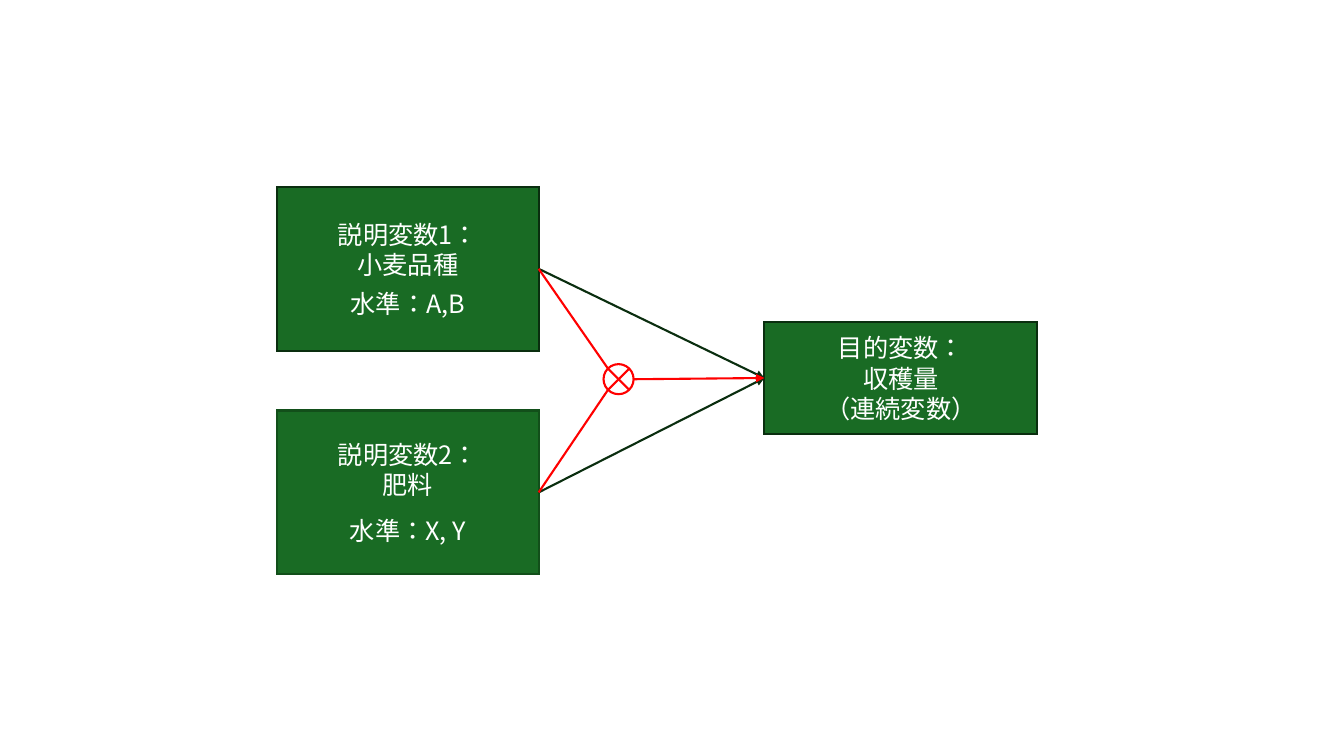
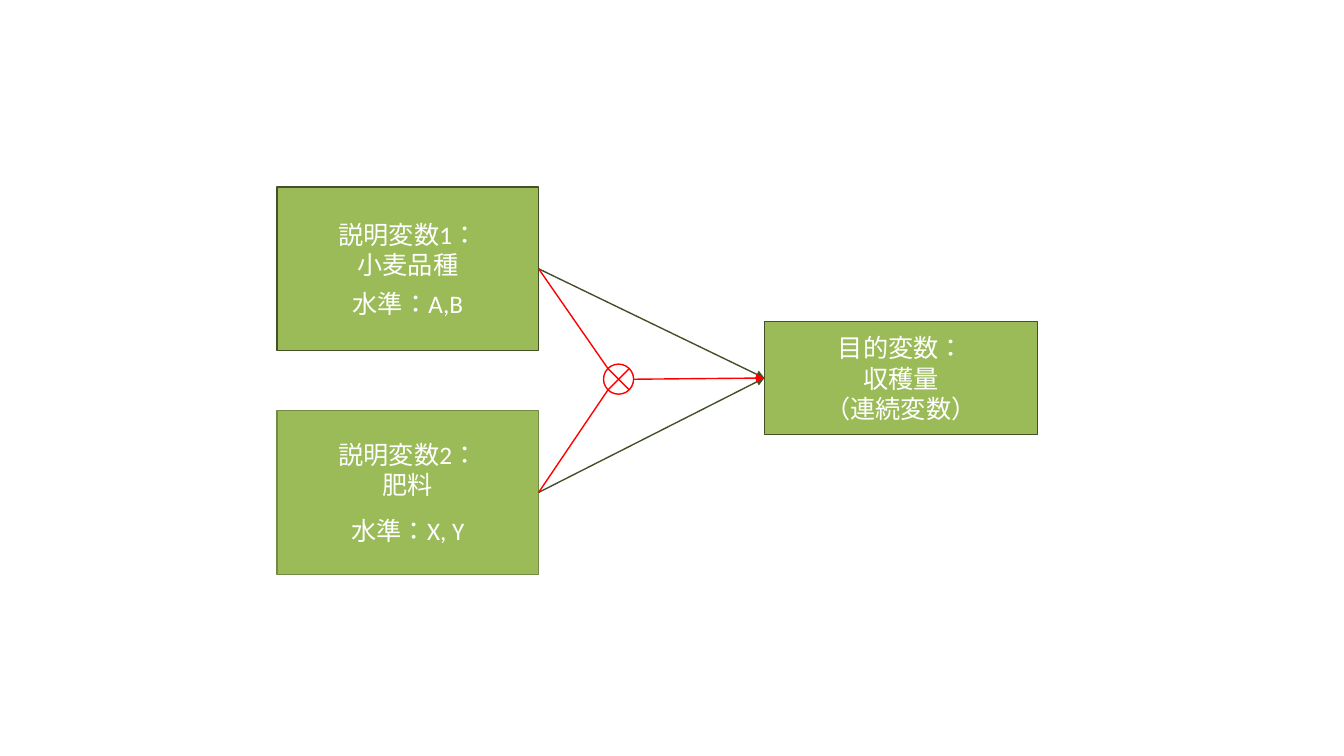
Before and after one commit to b-fujino/RLessonText, a slide deck: slide 8 of Img/AnovaModeling.pptx (slide 7 before the commit). Drawn at 1344x756 pixels with LibreOffice and Linux fonts; fonts in the diff are those of the drawing. Boxes give left, top, right and bottom in pixels: in the first picture for what was removed or moved away, otherwise in the second. Text is boxed around its words. In the diff, an @@ line names an element or a change of style, - is before the commit and + after.

```diff
--- a/Img/AnovaModeling.pptx
+++ b/Img/AnovaModeling.pptx
@@ rectangle "説明変数1： 小麦品種" at [277,187,538,350]: font Noto Sans CJK JP to Calibri; fill #196B24 to #9BBB59; outline #0B2F10 1.5 pt to #445227 1 pt @@
@@ arrow (538, 269) - (764, 378): stroke #0B2F10 1.5 pt to #445227 1 pt @@
@@ line (538, 269) - (608, 369): stroke #FF0000 1.5 pt to #FF0000 1 pt @@
@@ rectangle "目的変数：" at [764,322,1037,435]: font Noto Sans CJK JP to Calibri; fill #196B24 to #9BBB59; outline #0B2F10 1.5 pt to #445227 1 pt @@
@@ arrow (538, 493) - (764, 378): stroke #0B2F10 1.5 pt to #445227 1 pt @@
@@ arrow (634, 379) - (764, 378): stroke #FF0000 1.5 pt to #FF0000 1 pt @@
@@ rectangle "説明変数2： 肥料" at [277,410,538,574]: font Noto Sans CJK JP to Calibri; fill #196B24 to #9BBB59; outline #124F1B 1.5 pt to #738A42 1 pt @@
@@ line (538, 493) - (608, 390): stroke #FF0000 1.5 pt to #FF0000 1 pt @@
```
Also in this commit, not shown: 14 other slides changed, 1 slide added, 7 other files.
